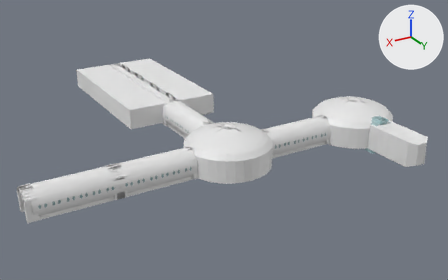
Two versions of the OBJ model Models/Full_Habitat_1.obj, one commit apart.
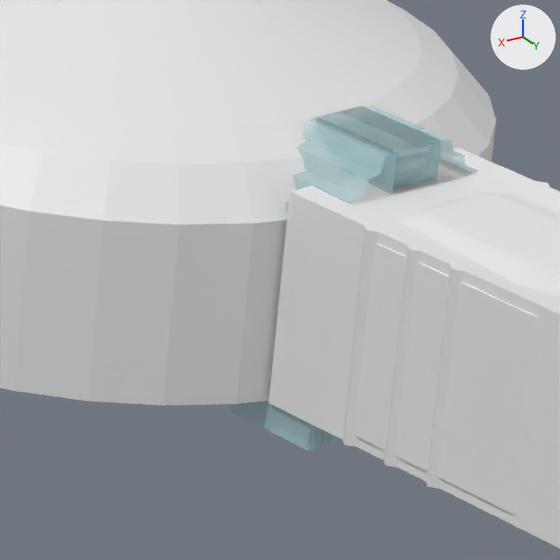
The first picture shows the older version from a 50 mm camera at (225.0, 116.0, 132.0) aimed at (63.0, -155.0, -3.0). The close-ups show the older and then the newer version on the part from 76% to 89% of the width and 37% to 59% of the height of that picture. Only the edits that show in the close-ups are written down. The axes (+X, +Y, +Z) are drawn at upper right. The lights are the same throughout. Where no turn or scale is listed for an object, it has been applied to the vertices.

Objects in the first close-up: 'Cube.002', 'HabitatCircle.003', 'Spebshorp.001'.
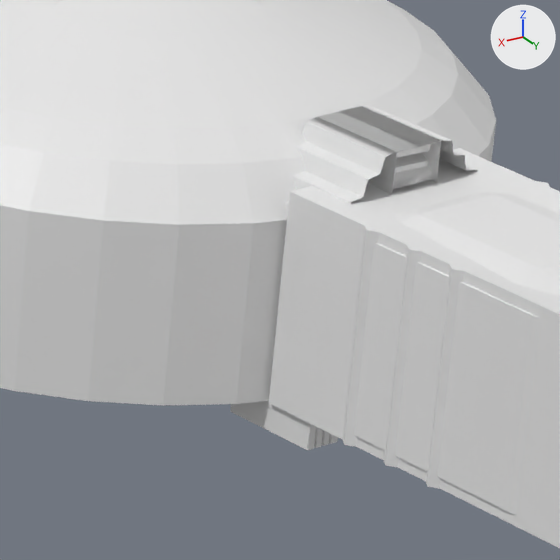
Edits to the bpy script that builds the scene:
```text
Change me_cube_002:
    where me_cube_002.from_pydata(...)  # 172 vertices, 128 faces; spans x -6.3..6.3, y -104.7..-98.3, z -2.5..15.1
    remove me_cube_002.materials.append(mat_material_573)  # cyan #bbe3e7
```

Pixel boxes [x1, y1, x2, y2] of what changed, in the close-ups (560 x 560 px):
'Cube.002', recoloured: [230, 106, 477, 450] in both
